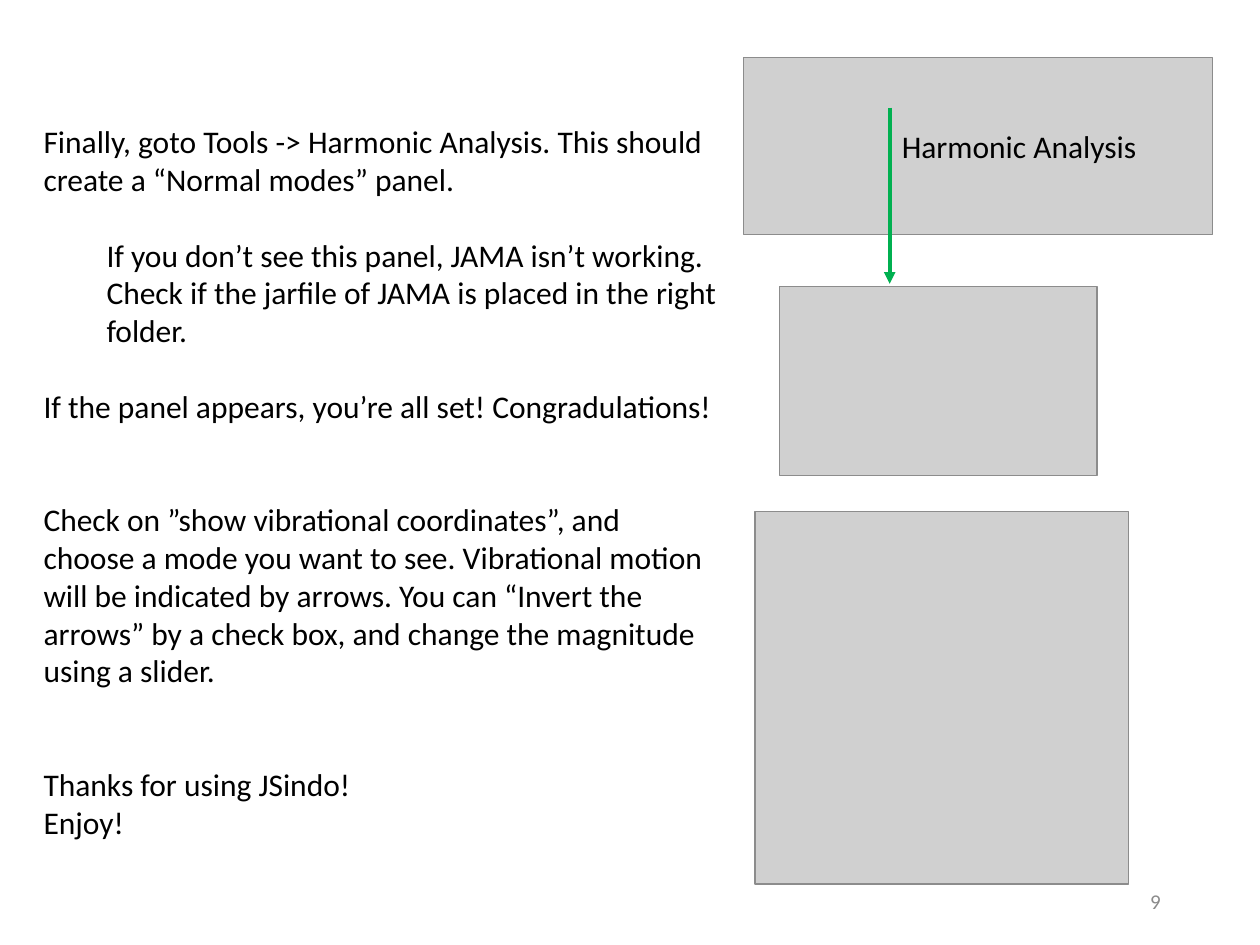
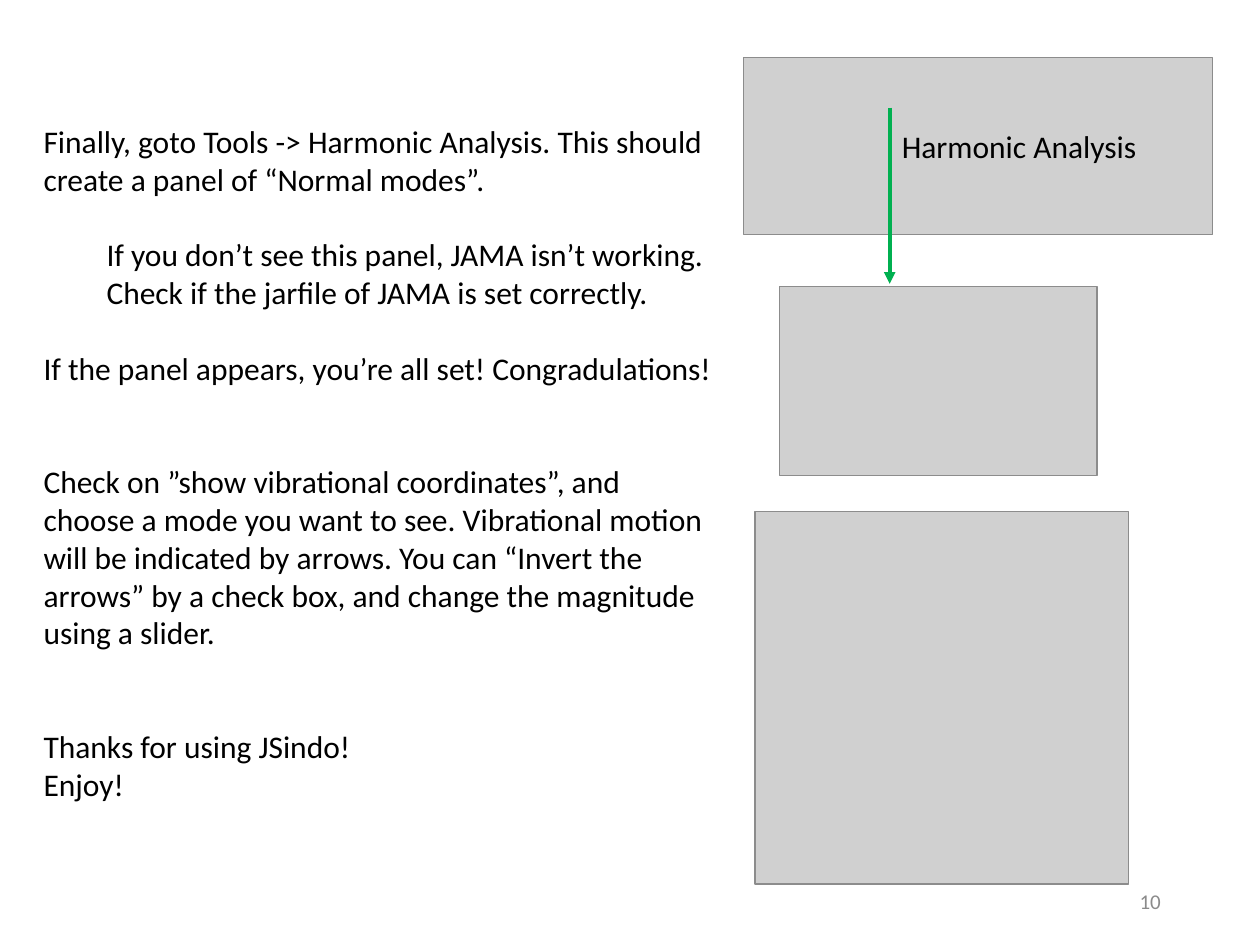
Before and after one commit to yagikiyoshi/sindo, a slide deck: slide 11 of doc/JSindo/install.pptx (slide 10 before the commit). Drawn at 1260x945 pixels with LibreOffice and Linux fonts; fonts in the diff are those of the drawing; grey boxes stand for pictures. Boxes give left, top, right and bottom in pixels: in the first picture for what was removed or moved away, otherwise in the second. Text is boxed around its words. In the diff, an @@ line names an element or a change of style, - is before the commit and + after.

```diff
--- a/doc/JSindo/install.pptx
+++ b/doc/JSindo/install.pptx
@@ text at (44,131,703,310): text changed @@
-Finally, goto Tools -> Harmonic Analysis. This should create a “Normal modes” panel.
-  If you don’t see this panel, JAMA isn’t working. Check if the jarfile of JAMA is placed in the right folder.
+Finally, goto Tools -> Harmonic Analysis. This should create a panel of “Normal modes”.
+  If you don’t see this panel, JAMA isn’t working. Check if the jarfile of JAMA is set correctly.
@@ page number at (1140,895,1161,909): text changed @@
-9
+10
```
Also in this commit, not shown: 9 other slides changed, 7 slides added, 2 slides removed, 13 other files.
